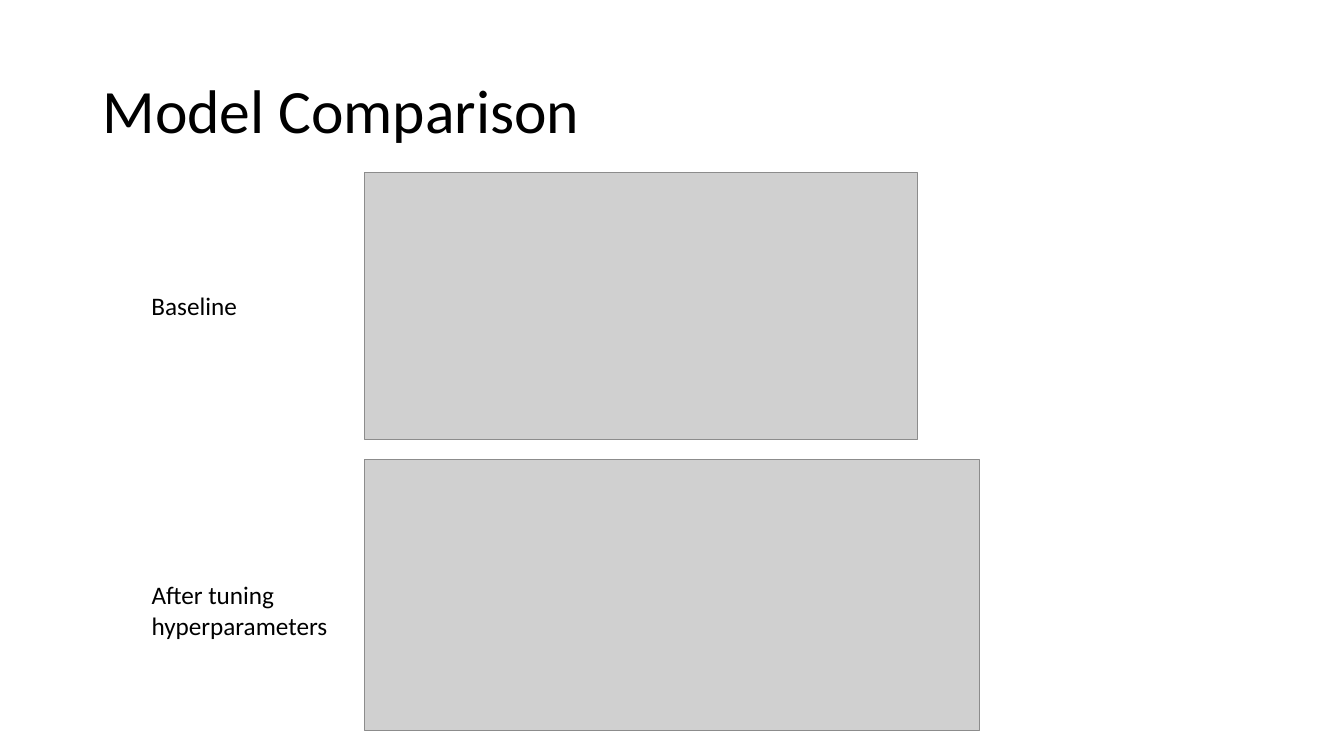
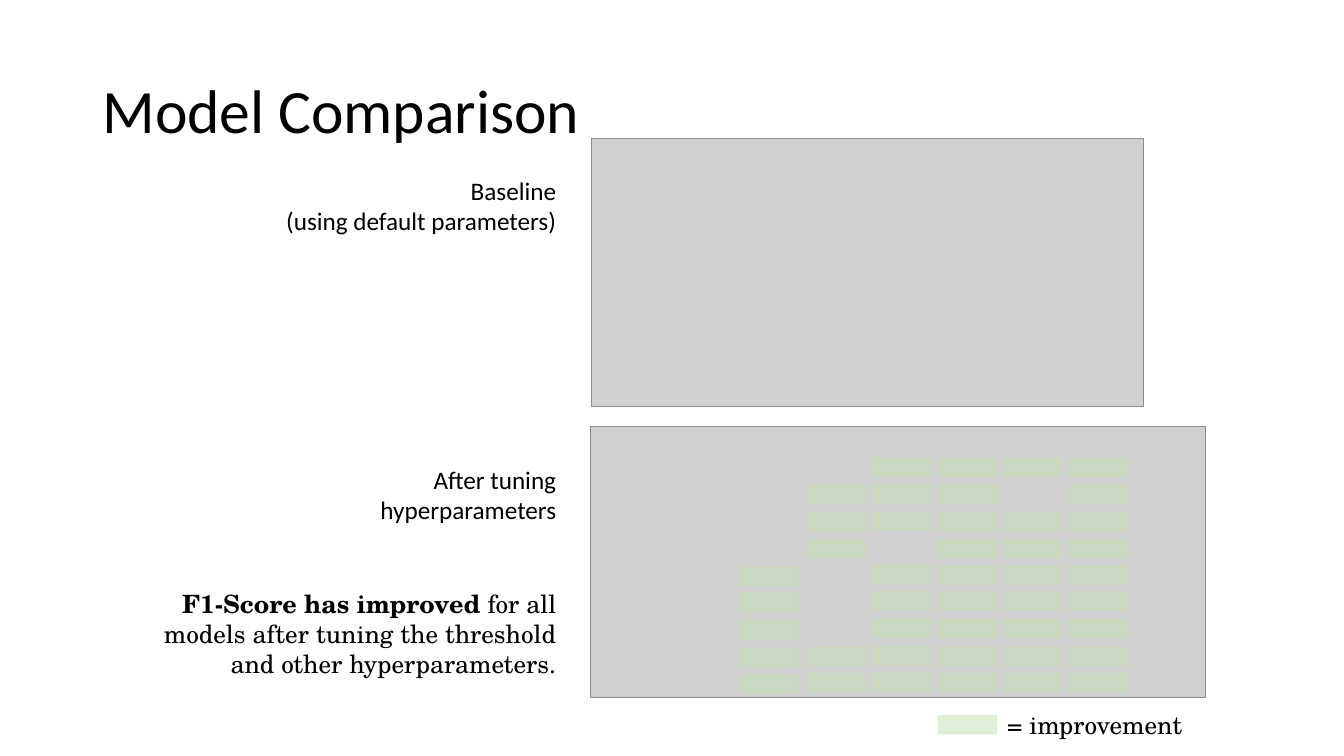
Before and after one commit to JNYH/diabetes_classifier, a slide deck: slide 12 of diabetes_classifier.pptx (slide 9 before the commit). Drawn at 1344x756 pixels with LibreOffice and Linux fonts; fonts in the diff are those of the drawing; grey boxes stand for pictures. Boxes give left, top, right and bottom in pixels: in the first picture for what was removed or moved away, otherwise in the second. Text is boxed around its words. In the diff, an @@ line names an element or a change of style, - is before the commit and + after.

```diff
--- a/diabetes_classifier.pptx
+++ b/diabetes_classifier.pptx
@@ picture: place and size @@
-picture at [365, 172, 918, 441]
+picture at [591, 139, 1143, 407]
@@ text "Baseline": place and size @@
-text "Baseline" at [151, 297, 236, 316]
+text "Baseline" at [286, 182, 556, 235]
@@ text at [471, 182, 556, 200]: alignment left to right @@
@@ text at [286, 211, 556, 235]: paragraph added @@
+(using default parameters)
@@ picture: place and size @@
-picture at [365, 460, 979, 731]
+picture at [591, 426, 1205, 698]
@@ text "After tuning": place and size @@
-text "After tuning" at [152, 586, 328, 639]
+text "After tuning" at [380, 471, 556, 523]
@@ text "After tuning" at [380, 471, 556, 523]: alignment left to right @@
@@ group added at [740, 458, 1128, 694]: 44 rectangles @@
@@ text added at [164, 594, 556, 678], 18 pt, text #000000 @@
+F1-Score has improved for all models after tuning the threshold and other hyperparameters.
@@ rectangle added at [939, 716, 998, 735], fill #C5E0B4 at 50% opacity @@
@@ text added at [1029, 717, 1182, 739], 18 pt, text #000000 @@
+= improvement
```
Also in this commit, not shown: 3 other slides changed.
